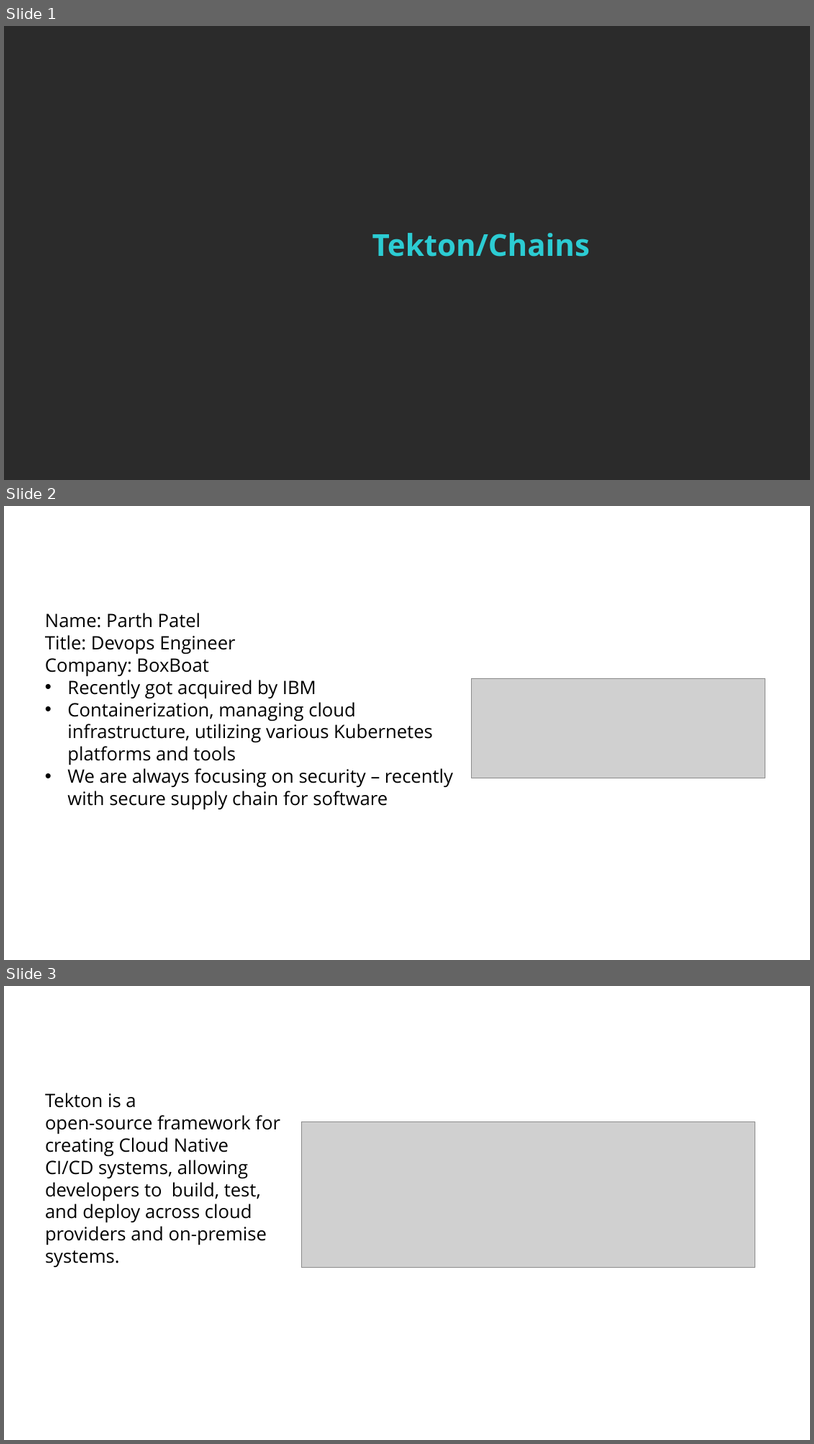
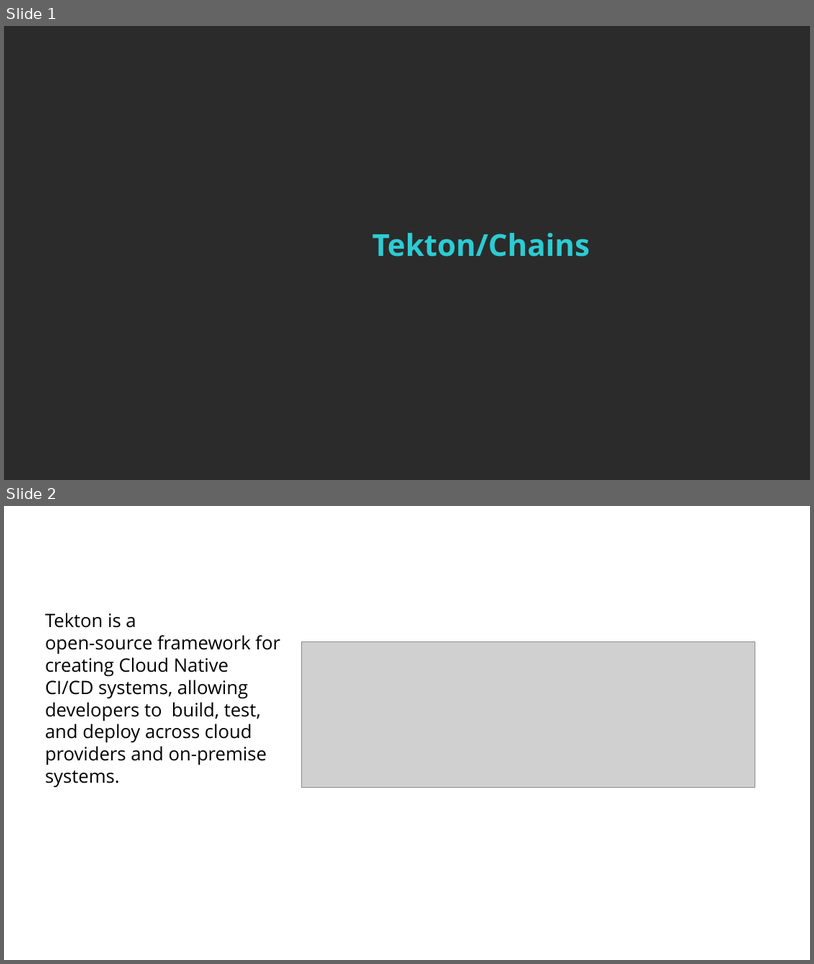
Before and after one commit to pxp928/tekton-webinar, a slide deck: tektonchains.pptx. Shown one above the other, each under a label of ours: slides 1, 2 and 3 before the commit, slides 1 and 2 after it. The pictures are 814x1444 and 814x964 pixels, drawn with LibreOffice and Linux fonts; fonts in the diff are those of the drawing; grey boxes stand for pictures; background and template pictures are left out; a plain dark background stands for a picture behind light text. Boxes give left, top, right and bottom in pixels: in the first picture for what was removed or moved away, otherwise in the second. Text is boxed around its words. In the diff, an @@ line names an element or a change of style, - is before the commit and + after.

```diff
--- a/tektonchains.pptx
+++ b/tektonchains.pptx
@@ slide 2 removed at [4, 506, 810, 960], background picture (left out) @@
@@ title removed at [59, 506, 756, 576] @@
-Introduction
@@ text removed at [45, 613, 453, 810] @@
-Name: Parth Patel
-Title: Devops Engineer
-Company: BoxBoat
-• Recently got acquired by IBM
-• Containerization, managing cloud infrastructure, utilizing various Kubernetes platforms and tools
-• We are always focusing on security – recently with secure supply chain for software
@@ picture removed at [471, 678, 766, 777] @@
@@ what was slide 3 is now slide 2 @@
```
Also in this commit, not shown: 1 other file.
